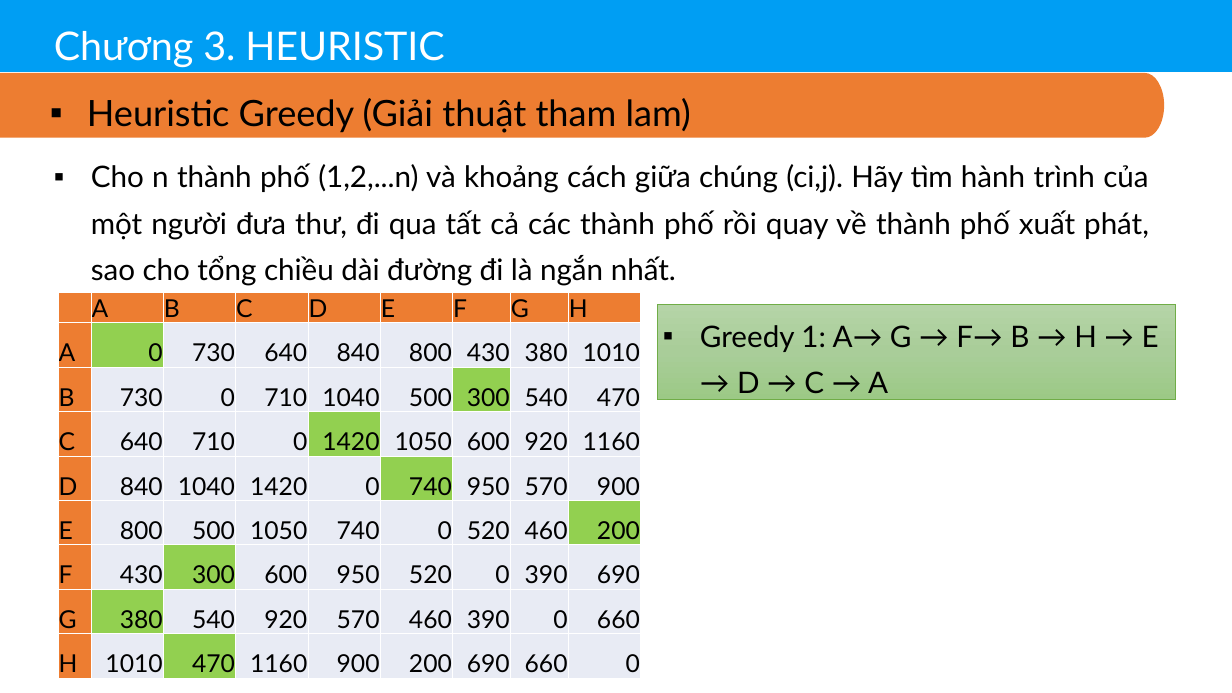
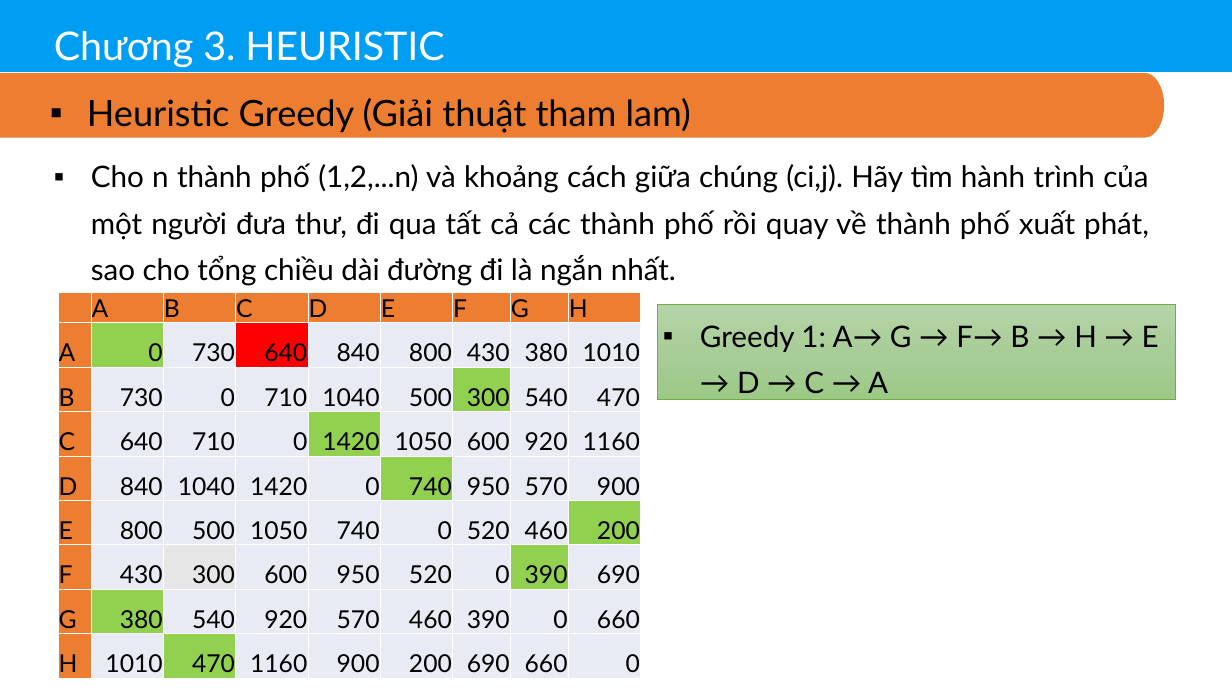
Before and after one commit to thinhdoanvu/AI, a slide deck: slide 14 of Slides/Chuong3_Heutistic.pptx. Drawn at 1232x693 pixels with LibreOffice and Linux fonts; fonts in the diff are those of the drawing. Boxes give left, top, right and bottom in pixels: in the first picture for what was removed or moved away, otherwise in the second. Text is boxed around its words. In the diff, an @@ line names an element or a change of style, - is before the commit and + after.

```diff
--- a/Slides/Chuong3_Heutistic.pptx
+++ b/Slides/Chuong3_Heutistic.pptx
@@ table at (58, 293, 641, 679) @@
@@ fill #E9EBF5 to #FF0000 in row 2, column 4 @@
@@ fill #92D050 to #E7E6E6 in row 7, column 3 @@
@@ fill #E9EBF5 to #92D050 in row 7, column 8 @@
```
Also in this commit, not shown: 6 other slides changed.
